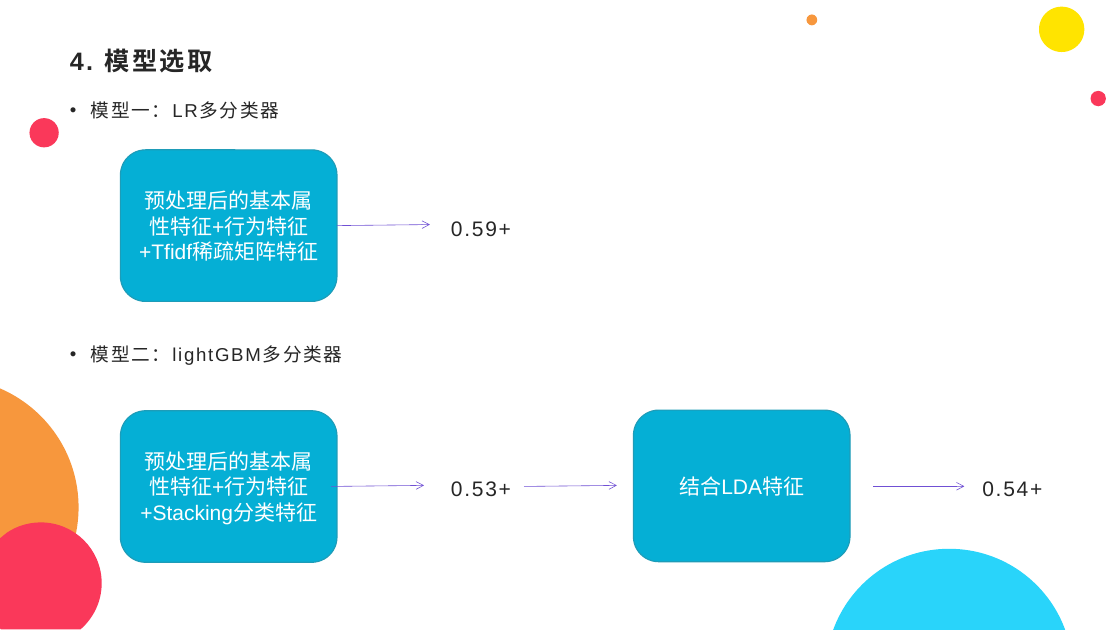
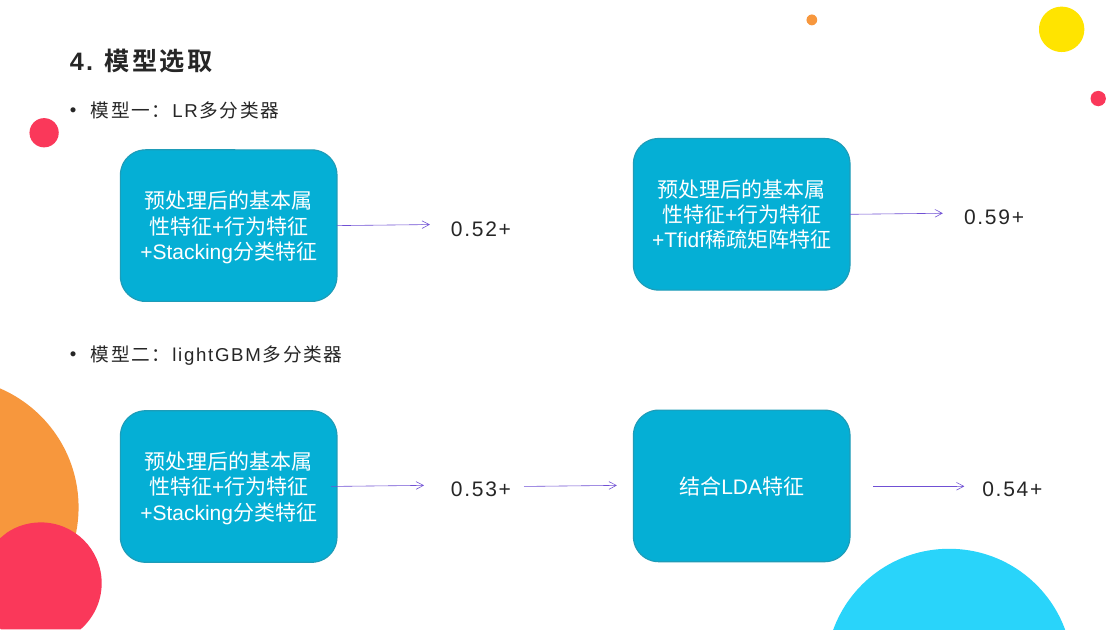
Before and after one commit to Palette25/Comprehensive_Ranking, a slide deck: slide 12 of Final_Project/陈明亮+16340023/陈明亮+16340023+ppt.pptx. Drawn at 1120x630 pixels with LibreOffice and Linux fonts; fonts in the diff are those of the drawing. Boxes give left, top, right and bottom in pixels: in the first picture for what was removed or moved away, otherwise in the second. Text is boxed around its words. In the diff, an @@ line names an element or a change of style, - is before the commit and + after.

```diff
--- a/Final_Project/陈明亮+16340023/陈明亮+16340023+ppt.pptx
+++ b/Final_Project/陈明亮+16340023/陈明亮+16340023+ppt.pptx
@@ rounded rectangle added at (634, 139, 850, 290), fill #05AFD5, outline #1E9DB9 1 pt, 18 pt, text #FFFFFF @@
+预处理后的基本属性特征+行为特征+Tfidf稀疏矩阵特征
@@ text in rounded rectangle at (140, 190, 317, 263): text changed @@
-预处理后的基本属性特征+行为特征+Tfidf稀疏矩阵特征
+预处理后的基本属性特征+行为特征+Stacking分类特征
@@ text added at (964, 209, 1024, 224), 18 pt, text #262626 @@
+0.59+
@@ text at (451, 221, 511, 236): text changed @@
-0.59+
+0.52+
@@ arrow added from (850, 214) to (943, 213), #7050D4 0.5 pt @@
```
Also in this commit, not shown: 1 slide added, 6 other files.
